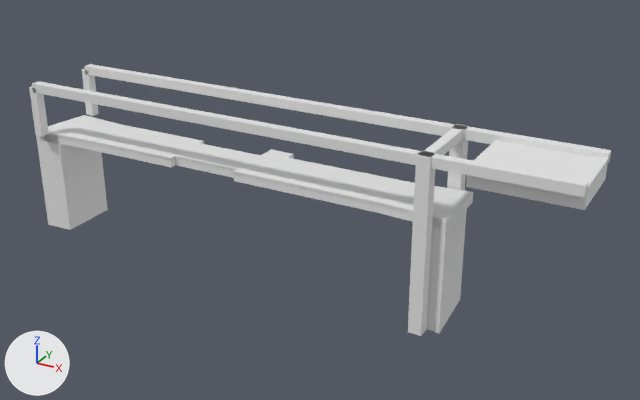
The glTF model models/leiden/leiden-rembrandtbrug/leiden-rembrandtbrug.glb as it was, and as the next commit left it.
The view is the same before and after, from a 50 mm lens placed at (44.6, -64.9, 30.6), pointed at (8.3, 1.1, -2.4). Every picture has the same lights, and +X, +Y and +Z are marked at lower left. The picture after the commit comes second.

The scene before the commit, as lines of its bpy script (objects in view):
```python
ob_building_balans = bpy.data.objects.new('building:balans', me_balans)
ob_building_balans.location = (0.0, 0.0, 0.0)
ob_building_balans_2 = bpy.data.objects.new('building:balans 2', me_balans_2)
ob_building_balans_2.location = (0.0, 0.0, 0.0)
ob_building_contragewicht = bpy.data.objects.new('building:contragewicht', me_contragewicht)
ob_building_contragewicht.location = (0.0, 0.0, 0.0)
ob_building_hamei = bpy.data.objects.new('building:hamei', me_hamei)
ob_building_hamei.location = (0.0, 0.0, 0.0)
ob_building_hamei_2 = bpy.data.objects.new('building:hamei 2', me_hamei_2)
ob_building_hamei_2.location = (0.0, 0.0, 0.0)
ob_building_hangstang = bpy.data.objects.new('building:hangstang', me_hangstang)
ob_building_hangstang.location = (0.0, 0.0, 0.0)
ob_building_hangstang_2 = bpy.data.objects.new('building:hangstang 2', me_hangstang_2)
ob_building_hangstang_2.location = (0.0, 0.0, 0.0)
ob_building_portaal = bpy.data.objects.new('building:portaal', me_portaal)
ob_building_portaal.location = (0.0, 0.0, 0.0)
ob_road_landhoofd__aangenomen__2 = bpy.data.objects.new('road:landhoofd (aangenomen) 2', me_landhoofd__aangenomen__2)
ob_road_landhoofd__aangenomen__2.location = (0.0, 0.0, 0.0)
# also in view: 'road:voetpad 3' at (12.0, 1.8, 0.5); 'road:landhoofd (aangenomen)' at (-20.9, -0.3, -4.8); 'road:fietspad 2' at (12.0, -1.4, 0.5); 'road:dek 3' at (12.0, 0.0, 0.1); 'road:dek 2' at (-13.9, -0.3, 0.1)
```
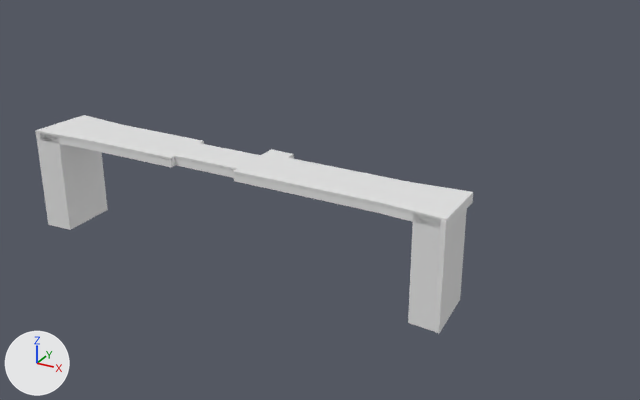
What the commit changed:
Object 'building:hamei' (ob_building_hamei) is deleted.
Object 'building:hamei 2' (ob_building_hamei_2) is deleted.
Object 'building:portaal' (ob_building_portaal) is deleted.
Object 'building:balans' (ob_building_balans) is deleted.
Object 'building:hangstang' (ob_building_hangstang) is deleted.
Object 'building:balans 2' (ob_building_balans_2) is deleted.
Object 'building:hangstang 2' (ob_building_hangstang_2) is deleted.
Object 'building:contragewicht' (ob_building_contragewicht) is deleted.

What differs and where, as boxes [x1, y1, x2, y2] in the pictures (640 x 400 px):
'building:balans 2', deleted
    before: [32, 81, 589, 197]
'building:balans', deleted
    before: [84, 64, 611, 163]
'building:contragewicht', deleted
    before: [466, 140, 608, 210]
'building:hamei 2', deleted
    before: [408, 151, 436, 336]
'building:hamei', deleted
    before: [447, 124, 469, 191]
'building:hangstang 2', deleted
    before: [29, 86, 49, 136]
'building:portaal', deleted
    before: [422, 127, 464, 155]
'building:hangstang', deleted
    before: [82, 69, 99, 116]
